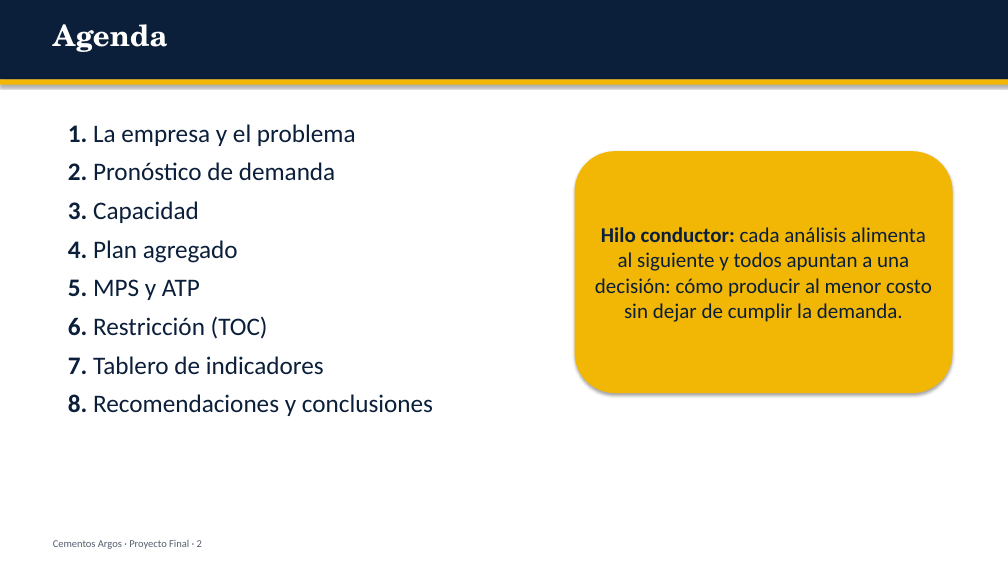
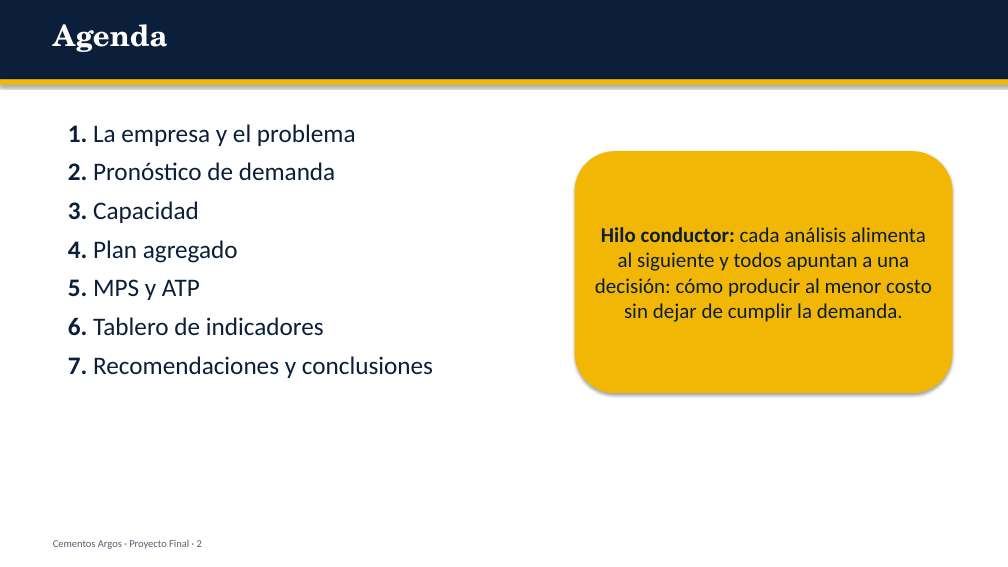
Before and after one commit to mauxysalcedo/mauxysalcedo.github.io, a slide deck: slide 2 of proyecto_final/Presentacion_Proyecto_Final_Argos.pptx. Drawn at 1008x567 pixels with LibreOffice and Linux fonts; fonts in the diff are those of the drawing. Boxes give left, top, right and bottom in pixels: in the first picture for what was removed or moved away, otherwise in the second. Text is boxed around its words. In the diff, an @@ line names an element or a change of style, - is before the commit and + after.

```diff
--- a/proyecto_final/Presentacion_Proyecto_Final_Argos.pptx
+++ b/proyecto_final/Presentacion_Proyecto_Final_Argos.pptx
@@ text at [68,317,433,378]: text changed @@
-6. Restricción (TOC)
-7. Tablero de indicadores
-8. Recomendaciones y conclusiones
+6. Tablero de indicadores
+7. Recomendaciones y conclusiones
```
Also in this commit, not shown: 8 other slides changed, 2 slides removed, 11 other files.
